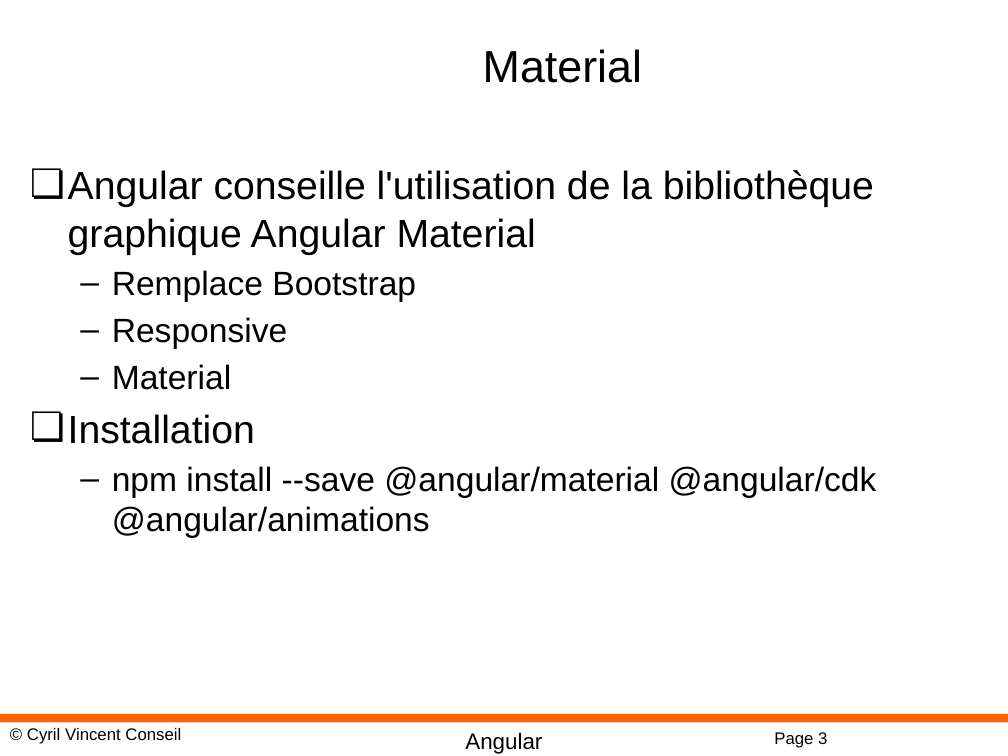
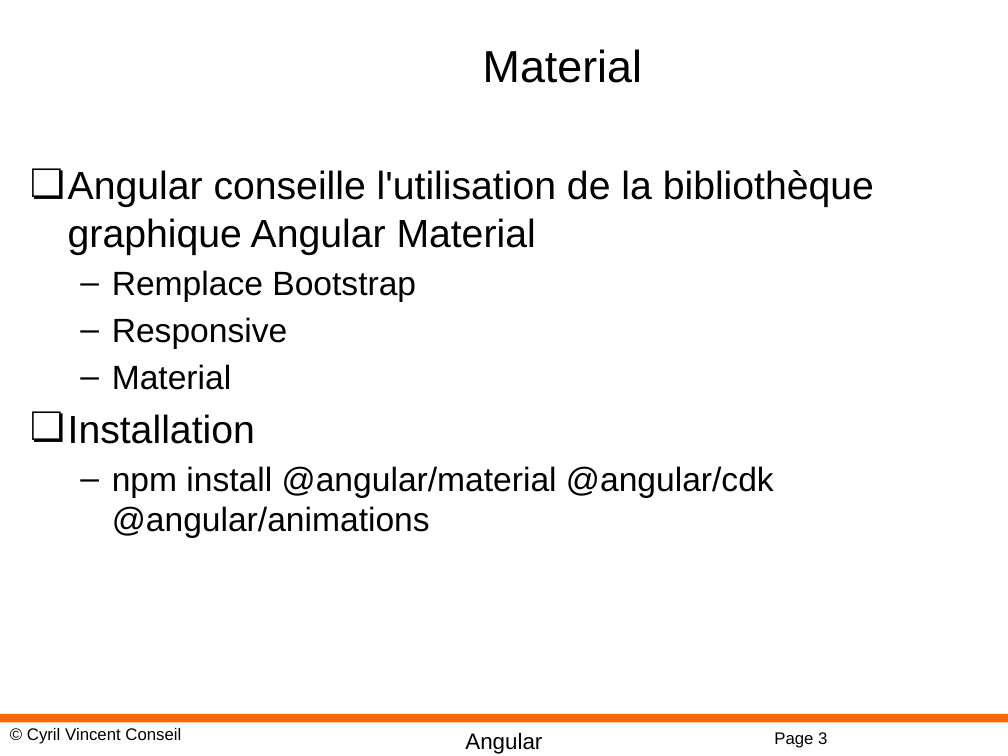
Before and after one commit to cyrilvincent/angular, a slide deck: slide 3 of PPT/Angular08-Material.pptx. Drawn at 1008x756 pixels with LibreOffice and Linux fonts; fonts in the diff are those of the drawing; background and template pictures are left out. Boxes give left, top, right and bottom in pixels: in the first picture for what was removed or moved away, otherwise in the second. Text is boxed around its words. In the diff, an @@ line names an element or a change of style, - is before the commit and + after.

```diff
--- a/PPT/Angular08-Material.pptx
+++ b/PPT/Angular08-Material.pptx
@@ text at bbox=[112, 466, 774, 538]: text changed @@
-  – npm install --save @angular/material @angular/cdk @angular/animations
+  – npm install @angular/material @angular/cdk @angular/animations
```
Also in this commit, not shown: 20 other files.
